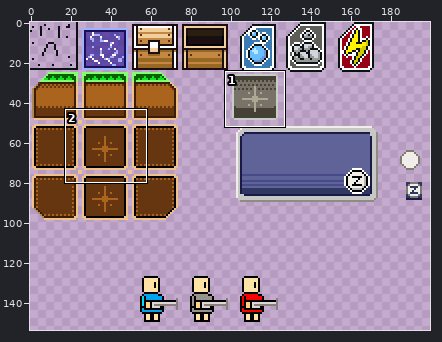
Two states of a sprite sheet, data/spritesheet.png. The first picture is a wide view before the edit; the outline marks the close-up.
Close-up. First the earlier version:
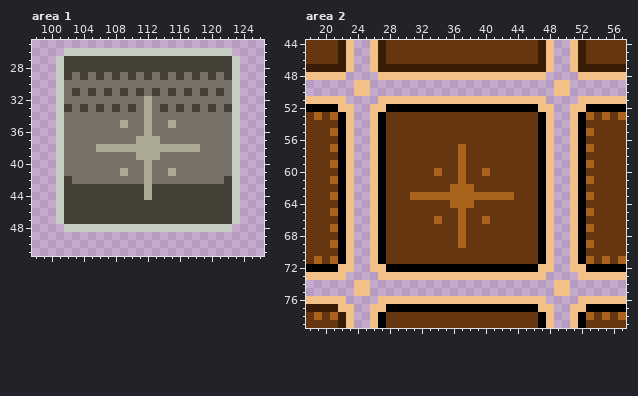
The file is 400x400 pixels. Colours within 5 levels of each other are drawn and written as one. Shown: area 1: x 98..126, y 25..51; area 2: x 18..57, y 44..79. The wide view leaves out empty margins.
After:
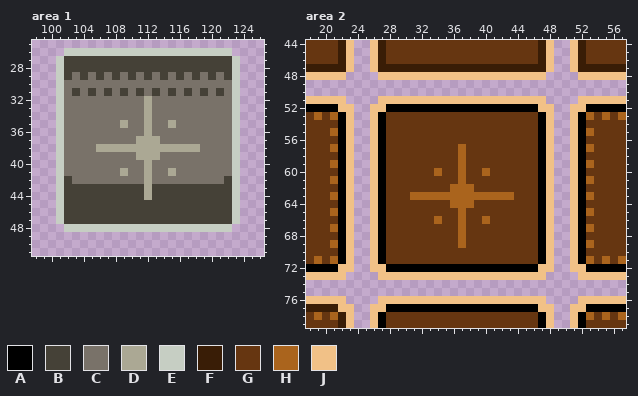
Palette (. is transparent): A #000000  B #454137  C #797269  D #aba894  E #c6cec3  F #391d06  G #663611  H #aa641d  J #f1c187
What changed:
--- area 1
@@ x 98..126 @@
 32 ...ECCCCCCCCCCDCCCCCCCCCCE...
-33 ...EBCBCBCBCBCDCBCBCBCBCBE...
+33 ...ECCCCCCCCCCDCCCCCCCCCCE...
 34 ...ECCCCCCCCCCDCCCCCCCCCCE...
--- area 2
@@ x 18..57 @@
 48 JJJJJ....JJJJJJJJJJJJJJJJJJJJJ....JJJJJJ
-49 ......JJ.......................JJ.......
-50 ......JJ.......................JJ.......
+49 ........................................
+50 ........................................
 51 JJJJJ....JJJJJJJJJJJJJJJJJJJJJ....JJJJJJ
@@ x 18..57 @@
 73 JJJJJ....JJJJJJJJJJJJJJJJJJJJJ....JJJJJJ
-74 ......JJ.......................JJ.......
-75 ......JJ.......................JJ.......
+74 ........................................
+75 ........................................
 76 JJJJJ....JJJJJJJJJJJJJJJJJJJJJ....JJJJJJ
